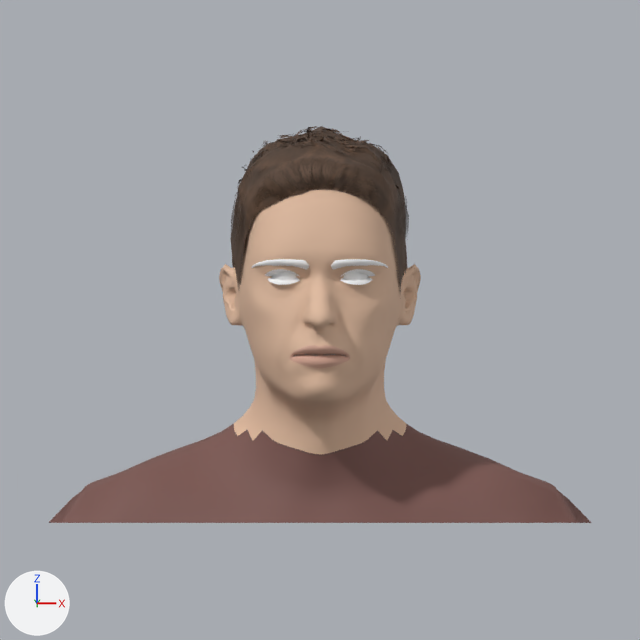
One commit to the Blender file .claude/skills/avatar-narrator/assets/avatar-mpfb/man-08/avatar.blend: the scene before it, then after it.
One viewpoint serves both versions: the file's camera 'Camera'. Every picture has the same lights, and +X, +Y and +Z are marked at lower left. The older version comes first.

The scene before the commit, as lines of its bpy script (objects in view):
```python
mat_lips = principled_material('Lips')
mat_lips.base_color = (0.716, 0.413, 0.314)  # beige #dcac98
mat_lips.roughness = 0.72
mat_skin = principled_material('Skin')
mat_skin.base_color = (0.791, 0.527, 0.371)  # beige #e6c0a4
mat_skin.roughness = 0.72
me_mpfb_face_bust_001 = bpy.data.meshes.new('mpfb-face-bust.001')
me_mpfb_face_bust_001.from_pydata(...)  # 4580 vertices, 4550 faces; spans x -0.238..0.238, y -0.17..0.079, z 1.399..1.729
me_mpfb_face_bust_001.polygons.foreach_set('use_smooth', [True] * 4550)
# faces by material slot: [3904, 266, 380]
me_mpfb_face_bust_001.materials.append(mat_skin)  # beige #e6c0a4
me_mpfb_face_bust_001.materials.append(mat_shirt)  # brown #7c5650
me_mpfb_face_bust_001.materials.append(mat_lips)  # beige #dcac98
me_mpfb_face_short01_bust_001 = bpy.data.meshes.new('mpfb-face.short01-bust.001')
me_mpfb_face_short01_bust_001.from_pydata(...)  # 2984 vertices, 1839 faces; spans x -0.079..0.078, y -0.146..0.061, z 1.541..1.746
me_mpfb_face_short01_bust_001.polygons.foreach_set('use_smooth', [True] * 1839)
me_mpfb_face_short01_bust_001.materials.append(mat_mpfb_face_short01)
ob_mpfb_face = bpy.data.objects.new('mpfb-face', me_mpfb_face_bust_001)
ob_mpfb_face.location = (0.0, 0.0, 0.0)
ob_mpfb_face_short01 = bpy.data.objects.new('mpfb-face.short01', me_mpfb_face_short01_bust_001)
ob_mpfb_face_short01.parent = ob_mpfb_face
ob_mpfb_face_short01.location = (0.0, 0.0, 0.0)
```
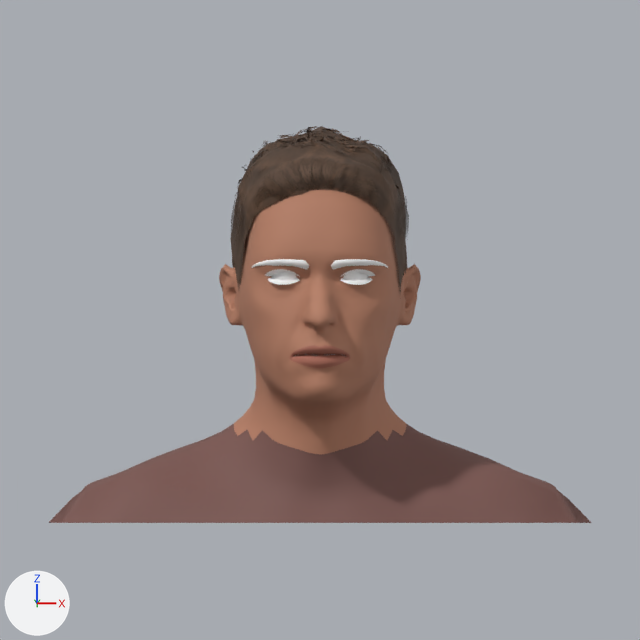
The change, as a list of edits to the scene's bpy script:
```text
Change mat_skin:
    mat_skin.base_color: (0.791, 0.527, 0.371) -> (0.497, 0.223, 0.138)  # beige #e6c0a4 -> brown #bb8268
Change mat_lips:
    mat_lips.base_color: (0.716, 0.413, 0.314) -> (0.44, 0.156, 0.107)  # beige #dcac98 -> brown #b16e5c
```

Pixel boxes (x1, y1, x2, y2) of what changed, in the pictures (640 x 640 px):
'mpfb-face', recoloured (beige to brown): (219, 189, 421, 457) in both
